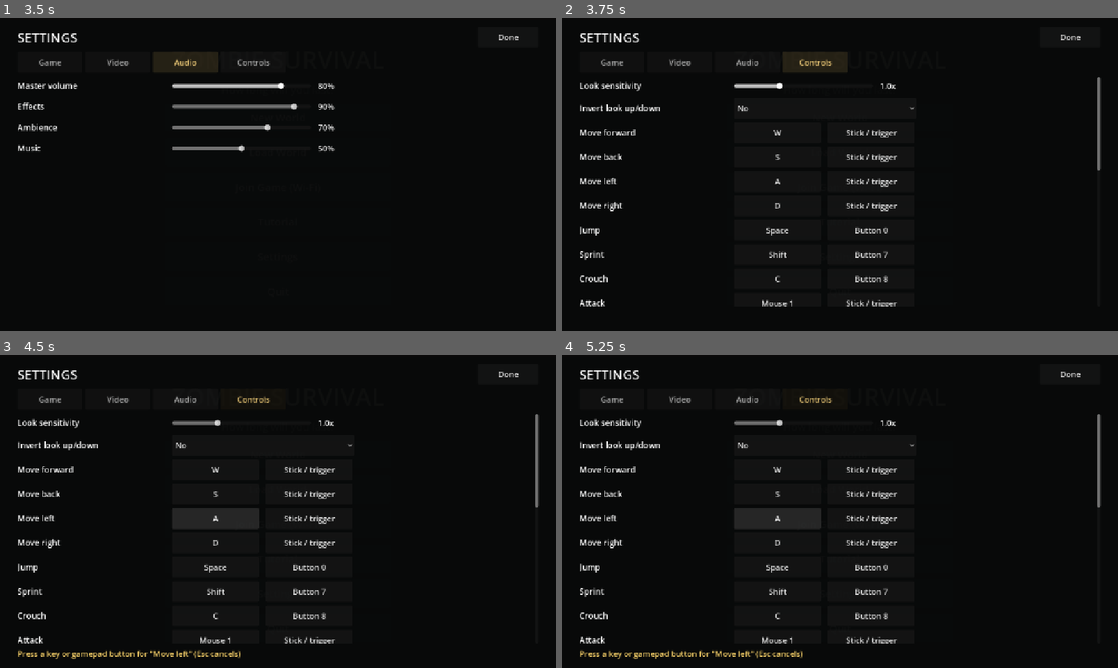
Above: before the commit, frames 1-4 (two rows, left to right).
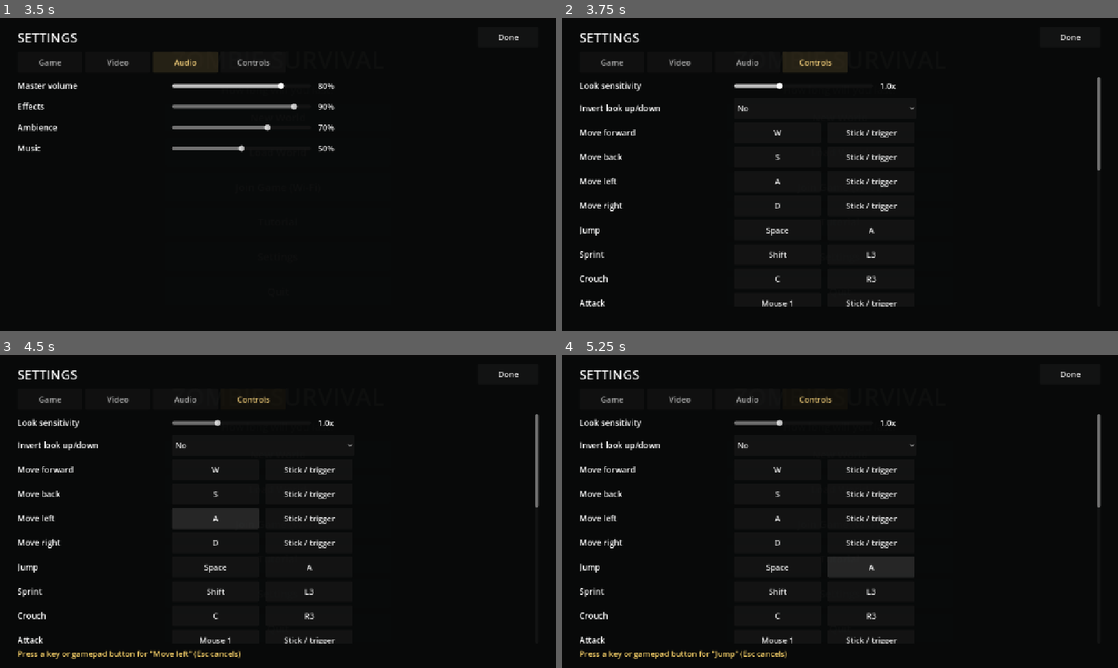
Above: after the commit, the same moments.

Repository: CadeWardC/Zombie-game
Game: Godot game, scene res://scenes/menu.tscn
The game is run twice, just before and just after one commit, with the same random seed, the same clock (stepped at 60 frames per second) and the same inputs.
Inputs:
- Up to frame 1 (3.5 s): click "Settings" at 0.5 s; click "Game" at 1.25 s; click "Video" at 2 s; click "Audio" at 2.75 s
- Up to frame 2 (3.75 s): click "Controls" at 3.5 s
- Up to frame 3 (4.5 s): click "A" at 4.25 s
- Up to frame 4 (5.25 s): click "A" at 5 s

Frame 1 is identical in both runs. In frame 2, 0.2% of the frame differs, in the area x 52-59%, y 67-85%; in frame 3, 0.2%; in frame 4, 0.4%, in the area x 27-59%, y 66-98%.

Commit message:
Stage 7: tests, screenshots, focus fix, gamepad button names, docs
Co-Authored-By: Claude Opus 5.5 <noreply@anthropic.com>
Claude-Session: https://claude.ai/code/session_01SFtYa6WCZgj1LJjCLWmpZU

Diff:
--- a/scripts/core/game_state.gd
+++ b/scripts/core/game_state.gd
@@ -851,7 +851,8 @@
 	var binds: Dictionary = settings.binds
 	var b: Array = binds.get(action, [-1, -1])
 	if event is InputEventKey:
-		b[0] = int((event as InputEventKey).physical_keycode if (event as InputEventKey).keycode == 0 else (event as InputEventKey).keycode)
+		var k := event as InputEventKey
+		b[0] = int(k.physical_keycode if k.physical_keycode != 0 else k.keycode)
 	elif event is InputEventJoypadButton:
 		b[1] = int((event as InputEventJoypadButton).button_index)
 	binds[action] = b
--- a/scripts/ui/craft_menu.gd
+++ b/scripts/ui/craft_menu.gd
@@ -154,7 +154,7 @@
 		var target: Control = _list.get_node_or_null(NodePath(focus_name)) if focus_name != "" else null
 		var btn := _row_button(target if target else first)
 		if btn:
-			btn.grab_focus.call_deferred()
+			MenuTheme.focus_later(btn)
 
 
 func _missing_line(miss: Array[String]) -> String:
--- a/scripts/ui/main_menu.gd
+++ b/scripts/ui/main_menu.gd
@@ -154,7 +154,7 @@
 
 func _latest_playable() -> Dictionary:
 	for w in GameState.list_worlds():
-		if not w.get("lost", false) and w.id != "quickplay":
+		if not w.get("lost", false) and not w.id in ["quickplay", "tutorial"]:
 			return w
 	return {}
 
--- a/scripts/ui/menu_theme.gd
+++ b/scripts/ui/menu_theme.gd
@@ -41,3 +41,13 @@
 	panel.set_content_margin_all(14)
 	t.set_stylebox("panel", "PanelContainer", panel)
 	return t
+
+
+## Focus a control on the next frame, if it's still there (menus that
+## rebuild their lists quickly free the old buttons).
+static func focus_later(c: Control) -> void:
+	if c == null:
+		return
+	(func() -> void:
+		if is_instance_valid(c) and c.is_inside_tree():
+			c.grab_focus()).call_deferred()
--- a/scripts/ui/settings_panel.gd
+++ b/scripts/ui/settings_panel.gd
@@ -109,7 +109,7 @@
 				_rebuild(), 320))
 	var first := _first_button(_list)
 	if first:
-		first.grab_focus.call_deferred()
+		MenuTheme.focus_later(first)
 
 
 func _first_button(n: Node) -> Control:
@@ -179,7 +179,9 @@
 		elif e is InputEventMouseButton and key == "":
 			key = "Mouse %d" % (e as InputEventMouseButton).button_index
 		elif e is InputEventJoypadButton and pad == "":
-			pad = "Button %d" % (e as InputEventJoypadButton).button_index
+			var bi := (e as InputEventJoypadButton).button_index
+			pad = ["A", "B", "X", "Y", "View / Back", "Guide", "Start / Menu", "L3", "R3", "LB", "RB", "D-pad up", "D-pad down",
+				"D-pad left", "D-pad right", "Share"][bi] if bi < 16 else "Button %d" % bi
 		elif e is InputEventJoypadMotion and pad == "":
 			pad = "Stick / trigger"
 	var b := _button(key if key != "" else "-", func() -> void: _start_wait(action, "key"), 200)
--- a/scripts/ui/trade_menu.gd
+++ b/scripts/ui/trade_menu.gd
@@ -172,7 +172,7 @@
 	if target == null and _theirs.get_child_count() > 0:
 		target = _theirs.get_child(0)
 	if target:
-		target.grab_focus.call_deferred()
+		MenuTheme.focus_later(target)
 
 
 func _item_button(it: Dictionary, chosen: bool) -> Button:
--- a/scripts/ui/vehicle_menu.gd
+++ b/scripts/ui/vehicle_menu.gd
@@ -123,7 +123,7 @@
 		if first == null:
 			first = b
 	var back := _button("Back", close)
-	(first if first else back).grab_focus.call_deferred()
+	MenuTheme.focus_later(first if first else back)
 
 
 func _button(text: String, cb: Callable) -> Button:
--- a/tests/screenshots.gd
+++ b/tests/screenshots.gd
@@ -76,6 +76,11 @@
 	var gen: WorldGen = _main.gen
 	if "--items" in OS.get_cmdline_user_args():
 		await _items_shots()
+		GameState.delete_world("screenshots")
+		get_tree().quit()
+		return
+	if "--stage7" in OS.get_cmdline_user_args():
+		await _stage7_shots()
 		GameState.delete_world("screenshots")
 		get_tree().quit()
 		return
@@ -715,3 +720,43 @@
 			await _fly(Vector3(sc.x + 160, site.base + 90, sc.y + 140), Vector3(sc.x, site.base, sc.y))
 			await _shot("66_power_plant")
 			break
+
+
+func _stage7_shots() -> void:
+	var gen: WorldGen = _main.gen
+	var player: Player = _main.player
+	var spawn: Vector3 = gen.spawn_point()
+	await _go(Vector2(spawn.x, spawn.z), player.rotation.y, -4.0)
+	# A tip, and the tutorial's step line.
+	GameState.hints_seen.erase("zombie_near")
+	GameState.settings.hints = true
+	_main.hints.tip("zombie_near")
+	_main.hints.tutorial = true
+	_main.hints.step = 2
+	await get_tree().create_timer(0.6).timeout
+	await _shot("67_tip_tutorial")
+	_main.hints.tutorial = false
+	# Settings.
+	var sp := SettingsPanel.new()
+	add_child(sp)
+	sp.open()
+	for t in ["Game", "Audio", "Controls"]:
+		sp._tab = t
+		sp._rebuild()
+		await get_tree().create_timer(0.3).timeout
+		await _shot("68_settings_%s" % t.to_lower())
+	sp.close()
+	sp.queue_free()
+	# A horde coming over the field.
+	var c := _open_ground(spawn)
+	await _go(Vector2(c.x, c.z), 0.0, -3.0)
+	var hz: Hordes = _main.zombies.hordes
+	var id: String = GameState.ws.hordes.keys()[0]
+	var h: Dictionary = GameState.ws.hordes[id]
+	h.p = [c.x, c.z - 30.0]
+	h.goal = [c.x, c.z]
+	h.size = 30
+	hz._tick_t = 0.0
+	hz.update(0.1, [player])
+	await get_tree().create_timer(2.0).timeout
+	await _shot("69_horde")
--- a/tests/smoke_test.gd
+++ b/tests/smoke_test.gd
@@ -931,6 +931,119 @@
 	GameState.inventory.from_dict(bag)
 	GameState.weather = {"k": "clear", "i": 0.5, "until": GameState.hours() + 50.0}
 	player.health = 100.0
+
+
+func _test_polish(player: Player, zombies: ZombieManager, gen: WorldGen) -> void:
+	print("Audio")
+	var ok := true
+	for n in ["pistol", "groan", "step", "wind", "rain", "engine", "thunder", "music", "click"]:
+		var w: AudioStreamWAV = Synth.make(n)
+		ok = ok and w.data.size() > 100
+	_check(ok, "sounds are synthesized in code")
+	_check(AudioServer.get_bus_index("SFX") >= 0 and AudioServer.get_bus_index("Ambience") >= 0 and AudioServer.get_bus_index("Music") >= 0,
+			"audio buses for effects, ambience and music")
+	var vol_was := float(GameState.settings.vol_music)
+	GameState.settings.vol_music = 0.25
+	Sound.apply_volumes()
+	_check(absf(AudioServer.get_bus_volume_db(AudioServer.get_bus_index("Music")) - linear_to_db(0.25)) < 0.1, "the music volume setting applies")
+	GameState.settings.vol_music = vol_was
+	Sound.apply_volumes()
+
+	print("Settings")
+	GameState.bind("jump", _key_event(KEY_J))
+	var has_j := InputMap.action_get_events("jump").any(func(e: InputEvent) -> bool: return e is InputEventKey and (e as InputEventKey).physical_keycode == KEY_J)
+	var has_space := InputMap.action_get_events("jump").any(func(e: InputEvent) -> bool: return e is InputEventKey and (e as InputEventKey).physical_keycode == KEY_SPACE)
+	_check(has_j and not has_space, "jump remapped to J")
+	var cfg := ConfigFile.new()
+	cfg.load(GameState.SETTINGS_PATH)
+	_check(cfg.get_value("options", "values", {}).get("binds", {}).has("jump"), "remapped controls are saved")
+	GameState.reset_binds()
+	_check(InputMap.action_get_events("jump").any(func(e: InputEvent) -> bool: return e is InputEventKey and (e as InputEventKey).physical_keycode == KEY_SPACE),
+			"reset brings the defaults back")
+	GameState.settings.fov = 90.0
+	GameState.save_settings()
+	_check(is_equal_approx(player.camera.fov, 90.0), "field of view applies at once")
+	GameState.settings.fov = 75.0
+	GameState.save_settings()
+	var sp := SettingsPanel.new()
+	add_child(sp)
+	for t in ["Game", "Video", "Audio", "Controls"]:
+		sp._tab = t
+		sp._rebuild()
+	_check(sp._list.get_child_count() > 10, "the settings screen lists every control")
+	sp.queue_free()
+	GameState.settings.hud = "minimal"
+	player.health = 100.0
+	await _wait(0.1)
+	var bar: ProgressBar = _main.hud._bars.health
+	_check(not bar.get_parent().visible, "minimal HUD hides a full health bar")
+	player.health = 30.0
+	await _wait(0.1)
+	_check(bar.get_parent().visible, "and shows it when you're hurt")
+	GameState.settings.hud = "bars"
+	player.health = 100.0
+
+	print("Tips and tutorial")
+	var hints: Hints = _main.hints
+	var shown := []
+	var on_tip := func(t: String, _x: String) -> void: shown.append(t)
+	hints.show_tip.connect(on_tip)
+	GameState.settings.hints = true
+	GameState.hints_seen.erase("night")
+	hints.tip("night")
+	hints.tip("night")
+	_check(shown.size() == 1, "a tip shows once")
+	GameState.settings.hints = false
+	GameState.hints_seen.erase("rain")
+	hints.tip("rain")
+	_check(shown.size() == 1, "tips can be turned off")
+	GameState.settings.hints = true
+	hints.show_tip.disconnect(on_tip)
+	hints.tutorial = true
+	hints.step = 0
+	hints._start = Vector3.ZERO
+	hints._tutorial()
+	player.global_position += Vector3(6, 0, 0)
+	hints._tutorial()
+	_check(hints.step == 1, "the tutorial moves on when you do the step")
+	hints.tutorial = false
+
+	print("Hordes")
+	var hz := zombies.hordes
+	_check(hz != null and not GameState.ws.hordes.is_empty(), "%d roaming hordes in the world" % GameState.ws.hordes.size())
+	if hz and not GameState.ws.hordes.is_empty():
+		zombies.clear_all()
+		var id: String = GameState.ws.hordes.keys()[0]
+		var h: Dictionary = GameState.ws.hordes[id]
+		var pp := player.global_position
+		h.p = [pp.x + 60.0, pp.z + 60.0]
+		h.size = 20
+		hz._tick_t = 0.0
+		hz.update(0.1, [player])
+		var members := zombies._active.filter(func(z: Zombie) -> bool: return z.horde_id == id)
+		_check(members.size() >= 10, "a horde near you appears (%d zombies)" % members.size())
+		hz.hear(pp + Vector3(100, 0, 0), 120.0)
+		_check(hz.goal(h).distance_to(Vector2(pp.x + 100.0, pp.z)) < 1.0, "loud noises draw hordes")
+		var size0 := int(h.size)
+		(members[0] as Zombie).take_damage(9999.0, Vector3.ZERO, false, false, true)
+		_check(int(h.size) == size0 - 1, "kills shrink the horde")
+		player.global_position = pp + Vector3(800, 0, 800)
+		hz._tick_t = 0.0
+		hz.update(0.1, [player])
+		_check(not hz.active.has(id) and zombies._active.filter(func(z: Zombie) -> bool: return z.horde_id == id and z.alive()).is_empty(),
+				"when you leave, it folds back into the map")
+		player.global_position = pp
+		var d0 := hz.density(pp)
+		for k in 30:
+			hz.record_kill(pp)
+		_check(hz.density(pp) < d0, "killing zombies thins an area out (%.2f -> %.2f)" % [d0, hz.density(pp)])
+
+
+func _key_event(code: Key) -> InputEventKey:
+	var e := InputEventKey.new()
+	e.keycode = code
+	e.pressed = true
+	return e
 
 
 func _test_vehicles(player: Player, zombies: ZombieManager, gen: WorldGen, arena: Vector3) -> void:
@@ -1310,6 +1423,7 @@
 	_test_lab(gen)
 	await _test_vehicles(player, zombies, gen, spot)
 	await _test_survival(player, zombies, gen, spot, doors)
+	await _test_polish(player, zombies, gen)
 
 	print("Survival")
 	GameState.add_item(ItemDB.make("canned_beans"))
Not shown, changed: README.md
Not shown, changed: docs/DESIGN.md
